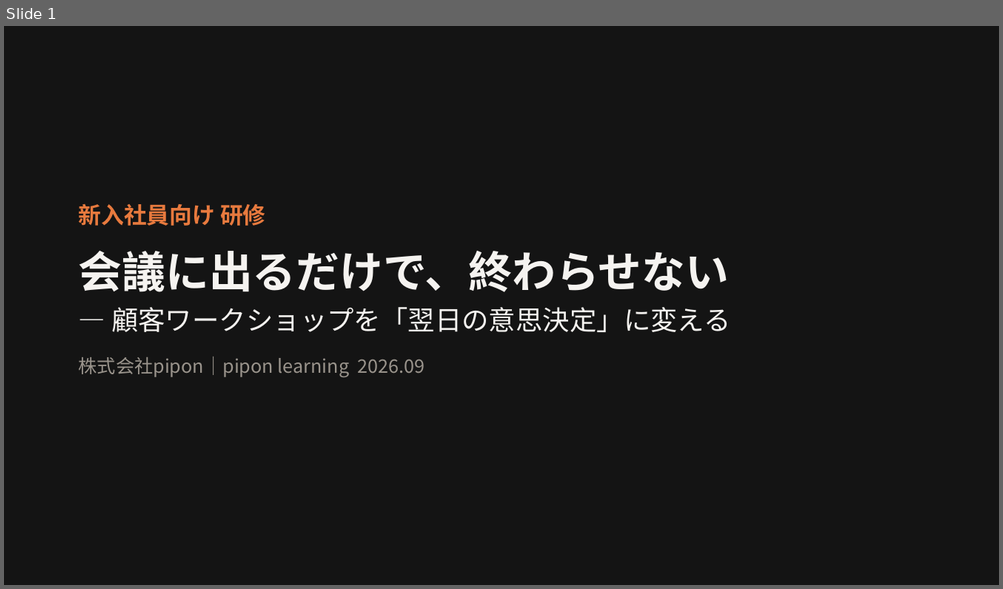
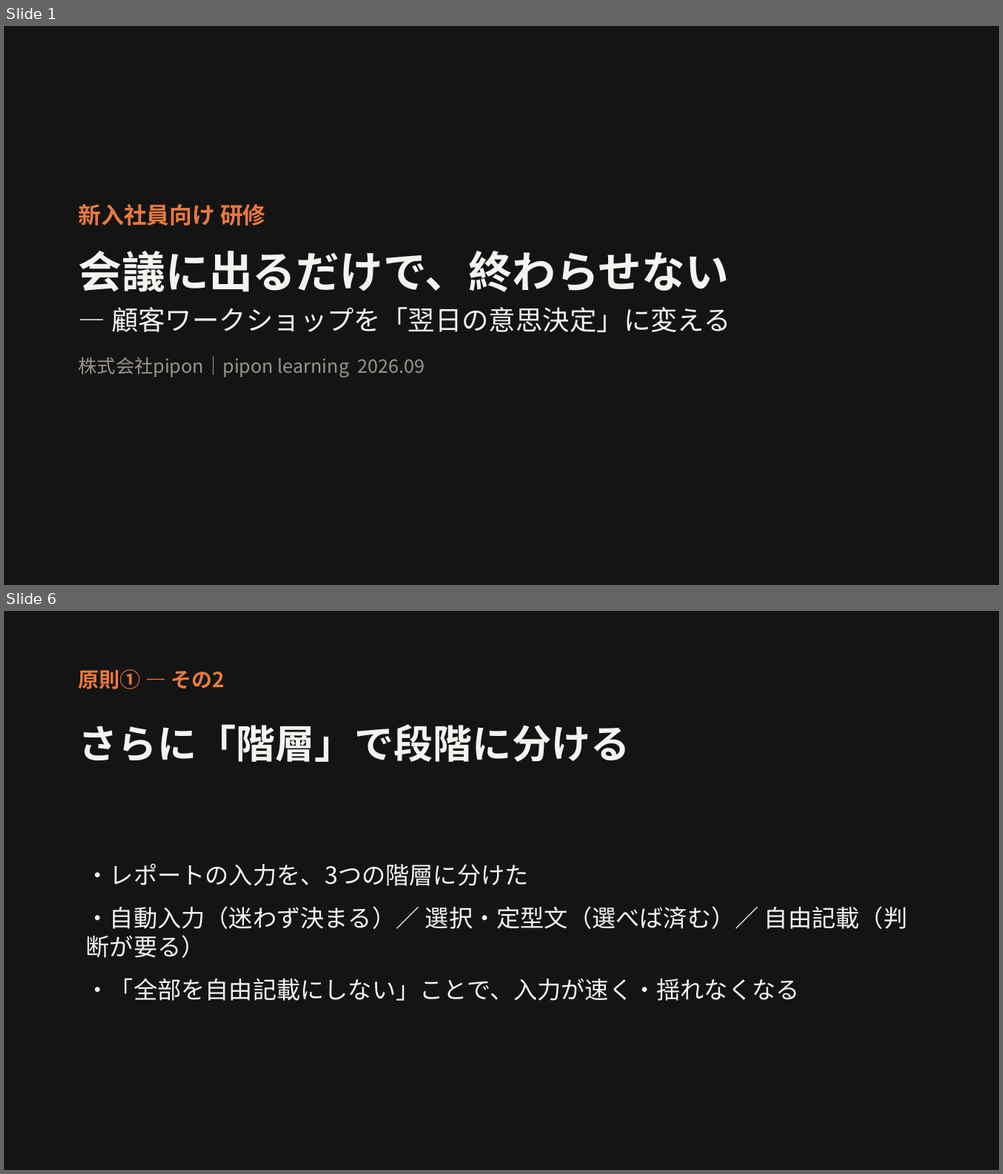
Before and after one commit to pi-poninc/e-learinging, a slide deck: content/02-workshop/slides.pptx. Shown one above the other, each under a label of ours: slide 1 before the commit, slides 1 and 6 after it; the slides between them are not shown. The pictures are 1003x589 and 1003x1174 pixels, drawn with LibreOffice and Linux fonts; fonts in the diff are those of the drawing. Boxes give left, top, right and bottom in pixels: in the first picture for what was removed or moved away, otherwise in the second. Text is boxed around its words. In the diff, an @@ line names an element or a change of style, - is before the commit and + after.

```diff
--- a/content/02-workshop/slides.pptx
+++ b/content/02-workshop/slides.pptx
@@ slide 6 added at <box>4,611,999,1170</box>, background #FFFFFF @@
@@ rectangle added at <box>4,611,999,1170</box>, fill #141414 @@
@@ text added at <box>79,669,225,689</box>, 20 pt, text #E87A3E, bold @@
+原則① ― その2
@@ text added at <box>79,724,630,762</box>, 38 pt, text #F5F3F0, bold @@
+さらに「階層」で段階に分ける
@@ text added at <box>86,863,907,1001</box>, 23 pt, text #F5F3F0 @@
+・レポートの入力を、3つの階層に分けた
+・自動入力（迷わず決まる）／ 選択・定型文（選べば済む）／ 自由記載（判断が要る）
+・「全部を自由記載にしない」ことで、入力が速く・揺れなくなる
```
Also in this commit, not shown: 5 slides changed, 5 other slides added, 2 other files.
